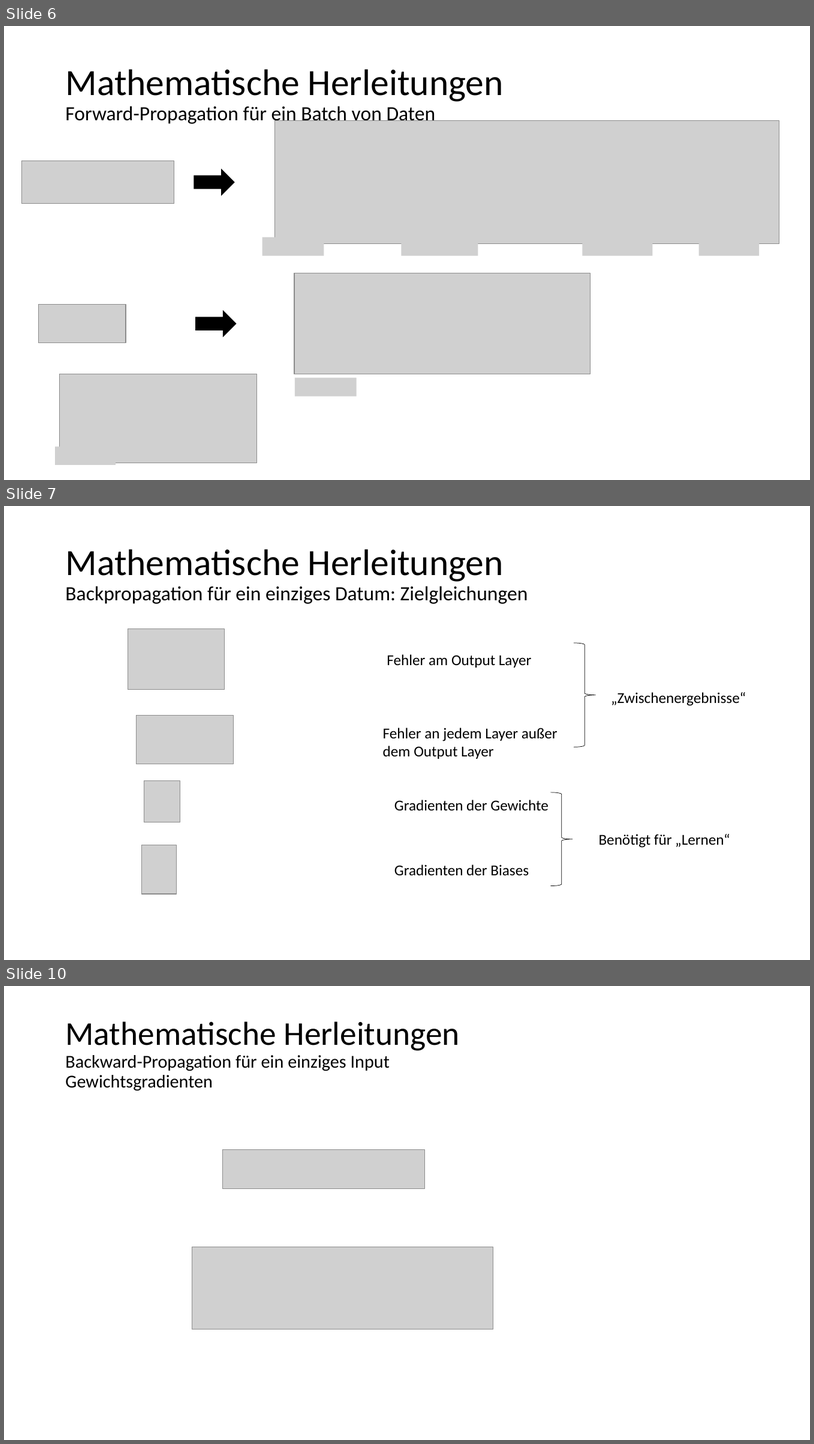
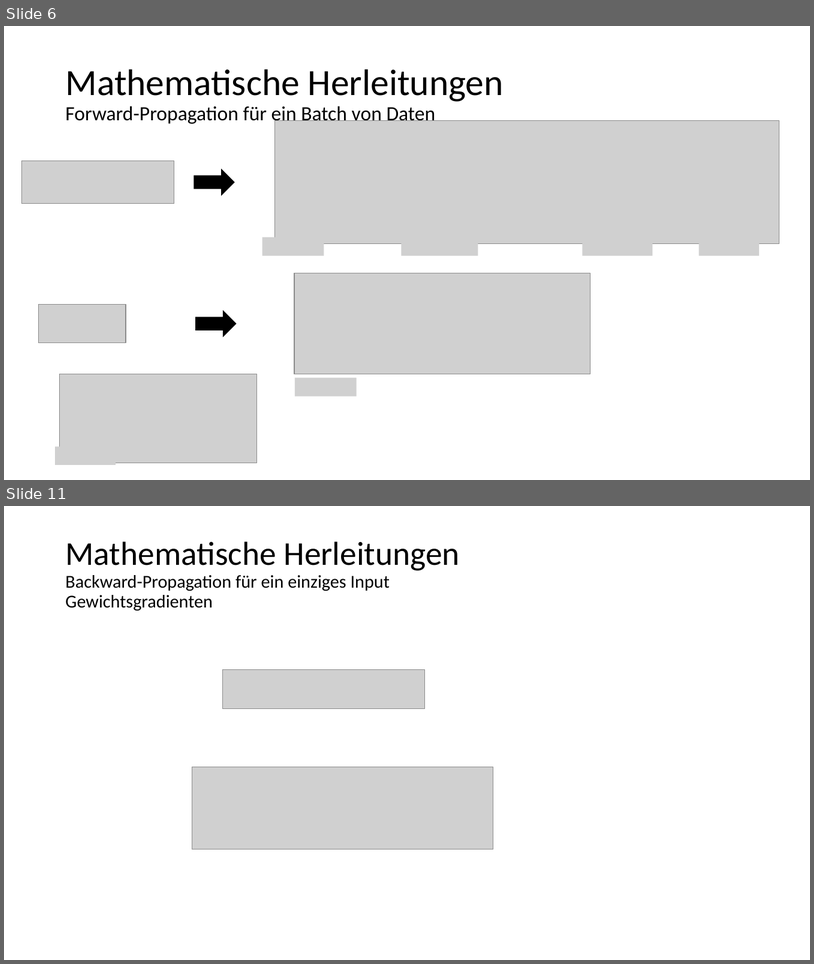
Before and after one commit to kevinsuedmersen/neural_networks_from_scratch, a slide deck: theory/submission/result_presentation.pptx. Shown one above the other, each under a label of ours: slides 6, 7 and 10 before the commit, slides 6 and 11 after it; the slides between them are not shown. The pictures are 814x1444 and 814x964 pixels, drawn with LibreOffice and Linux fonts; fonts in the diff are those of the drawing; grey boxes stand for pictures. Boxes give left, top, right and bottom in pixels: in the first picture for what was removed or moved away, otherwise in the second. Text is boxed around its words. In the diff, an @@ line names an element or a change of style, - is before the commit and + after.

Commit message:
Revised error at output layer

```diff
--- a/theory/submission/result_presentation.pptx
+++ b/theory/submission/result_presentation.pptx
@@ slide 7 removed at (4,506,810,960), background #FFFFFF @@
@@ title removed at (65,549,528,604) @@
-Mathematische Herleitungen
-Backpropagation für ein einziges Datum: Zielgleichungen
@@ picture removed at (128,629,225,690) @@
@@ right brace removed at (574,643,596,747) @@
@@ text removed at (387,654,532,667) @@
-Fehler am Output Layer
@@ text removed at (611,692,746,706) @@
-„Zwischenergebnisse“
@@ picture removed at (137,715,234,765) @@
@@ text removed at (383,727,558,759) @@
-Fehler an jedem Layer außer dem Output Layer
@@ picture removed at (144,781,180,822) @@
@@ right brace removed at (551,792,573,886) @@
@@ text removed at (395,799,548,811) @@
-Gradienten der Gewichte
@@ picture removed at (142,845,176,894) @@
@@ text removed at (599,834,730,847) @@
-Benötigt für „Lernen“
@@ text removed at (395,864,529,876) @@
-Gradienten der Biases
@@ what was slide 10 is now slide 11 @@
```
Also in this commit, not shown: 4 slides changed, 3 slides added, 1 other file.
